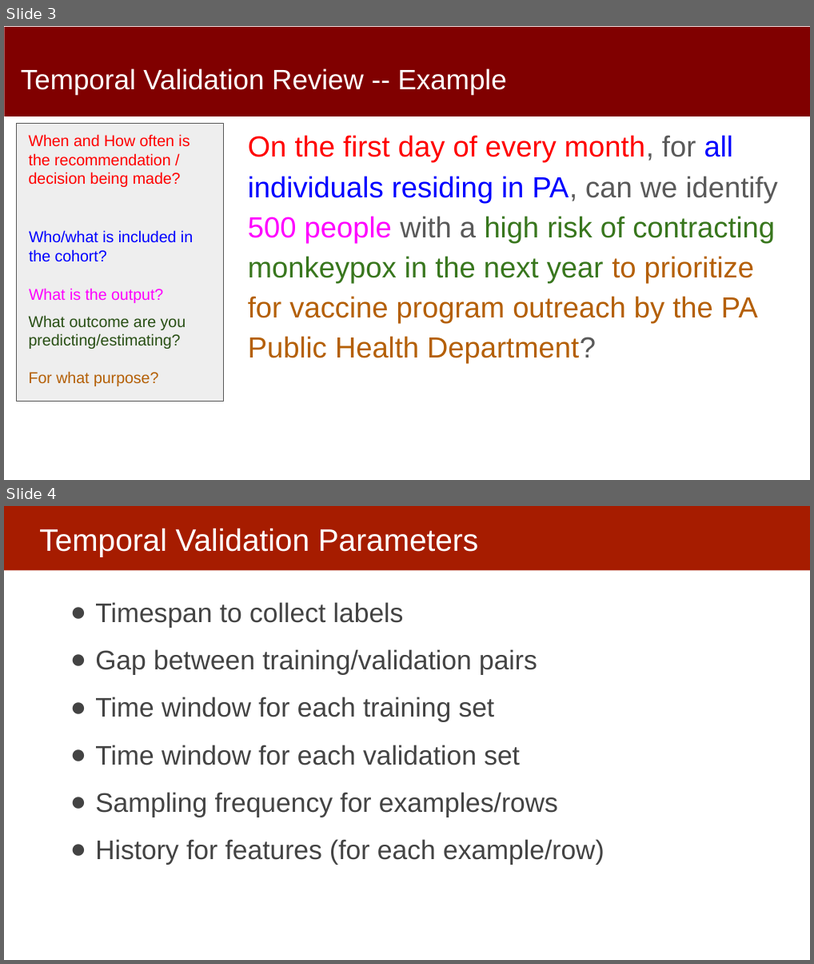
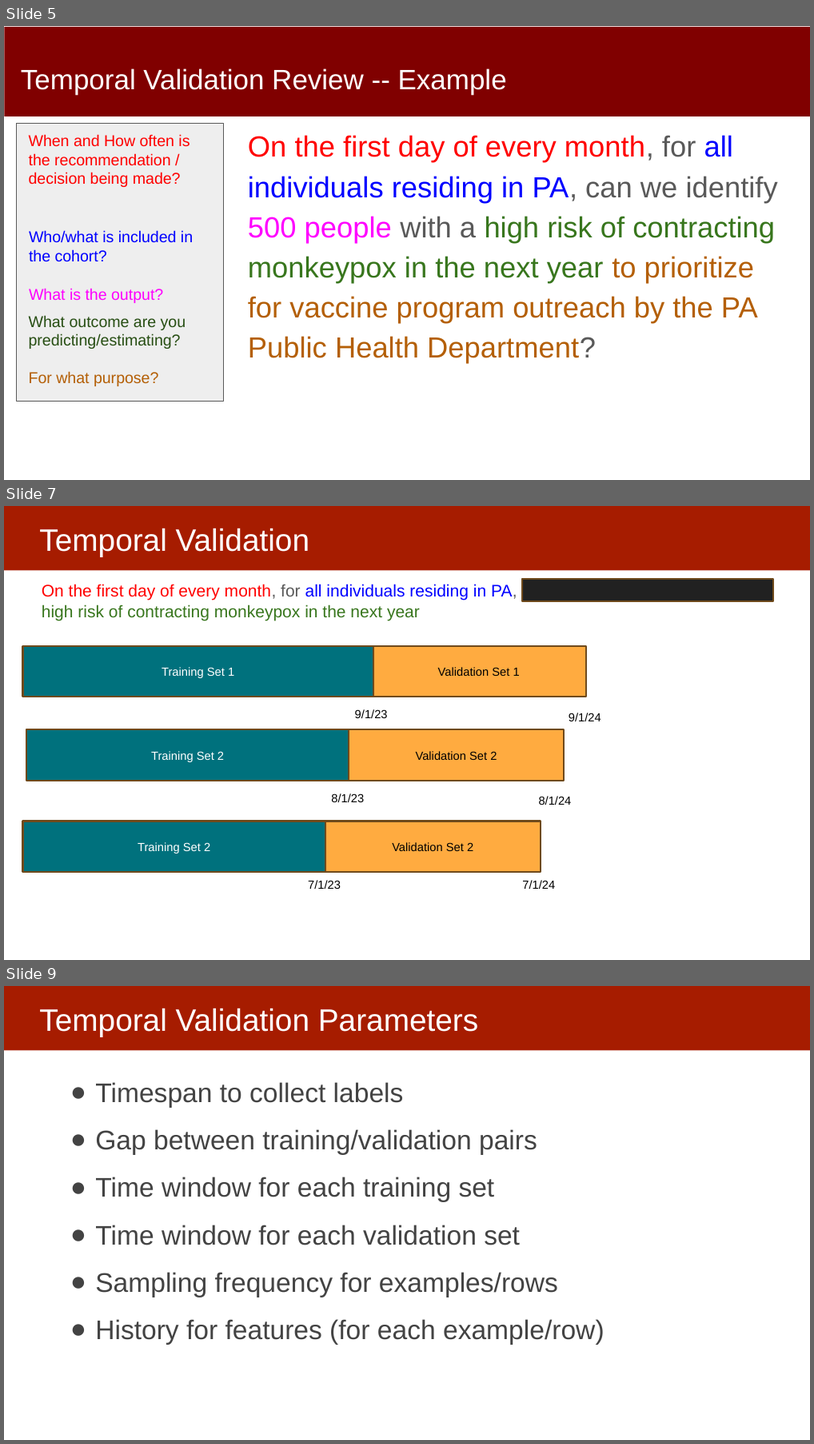
Before and after one commit to dssg/MLinPractice, a slide deck: Lectures/Lecture6-EvaluationMetrics.pptx. Shown one above the other, each under a label of ours: slides 3 and 4 before the commit, slides 5, 7 and 9 after it; the slides between them are not shown. The pictures are 814x964 and 814x1444 pixels, drawn with LibreOffice and Linux fonts; fonts in the diff are those of the drawing. Boxes give left, top, right and bottom in pixels: in the first picture for what was removed or moved away, otherwise in the second. Text is boxed around its words. In the diff, an @@ line names an element or a change of style, - is before the commit and + after.

```diff
--- a/Lectures/Lecture6-EvaluationMetrics.pptx
+++ b/Lectures/Lecture6-EvaluationMetrics.pptx
@@ slide 7 added at (4,506,810,960), background #FFFFFF; not listed: 1 template element that a slide beside it also shows @@
@@ title added at (39,528,310,556), 37 pt, text #FFFFFF @@
+Temporal Validation
@@ text added at (42,582,770,620), 20 pt, text #38761D @@
+On the first day of every month, for all individuals residing in PA, can we identify 500 people with a high risk of contracting monkeypox in the next year
@@ rectangle added at (522,579,774,601), fill #212121, outline #704B1C 2 pt @@
@@ rectangle added at (22,646,374,696), fill #00717D, outline #704B1C 2 pt, 14 pt, text #FFFFFF @@
+Training Set 1
@@ rectangle added at (372,646,586,696), fill #FFAB40, outline #704B1C 2 pt, 14 pt, text #000000 @@
+Validation Set 1
@@ text added at (355,709,388,718), 14 pt, text #000000 @@
+9/1/23
@@ text added at (569,712,602,721), 14 pt, text #000000 @@
+9/1/24
@@ rectangle added at (26,729,349,780), fill #00717D, outline #704B1C 2 pt, 14 pt, text #FFFFFF @@
+Training Set 2
@@ rectangle added at (350,730,564,780), fill #FFAB40, outline #704B1C 2 pt, 14 pt, text #000000 @@
+Validation Set 2
@@ text added at (331,793,364,802), 14 pt, text #000000 @@
+8/1/23
@@ text added at (539,796,572,804), 14 pt, text #000000 @@
+8/1/24
@@ rectangle added at (22,820,326,872), fill #00717D, outline #704B1C 2 pt, 14 pt, text #FFFFFF @@
+Training Set 2
@@ rectangle added at (326,820,541,872), fill #FFAB40, outline #704B1C 2 pt, 14 pt, text #000000 @@
+Validation Set 2
@@ text added at (308,880,341,888), 14 pt, text #000000 @@
+7/1/23
@@ text added at (522,880,555,888), 14 pt, text #000000 @@
+7/1/24
@@ what was slide 3 is now slide 5 @@
@@ what was slide 4 is now slide 9 @@
```
Also in this commit, not shown: 7 slides changed, 3 other slides added, 3 slides removed, 2 other files.
